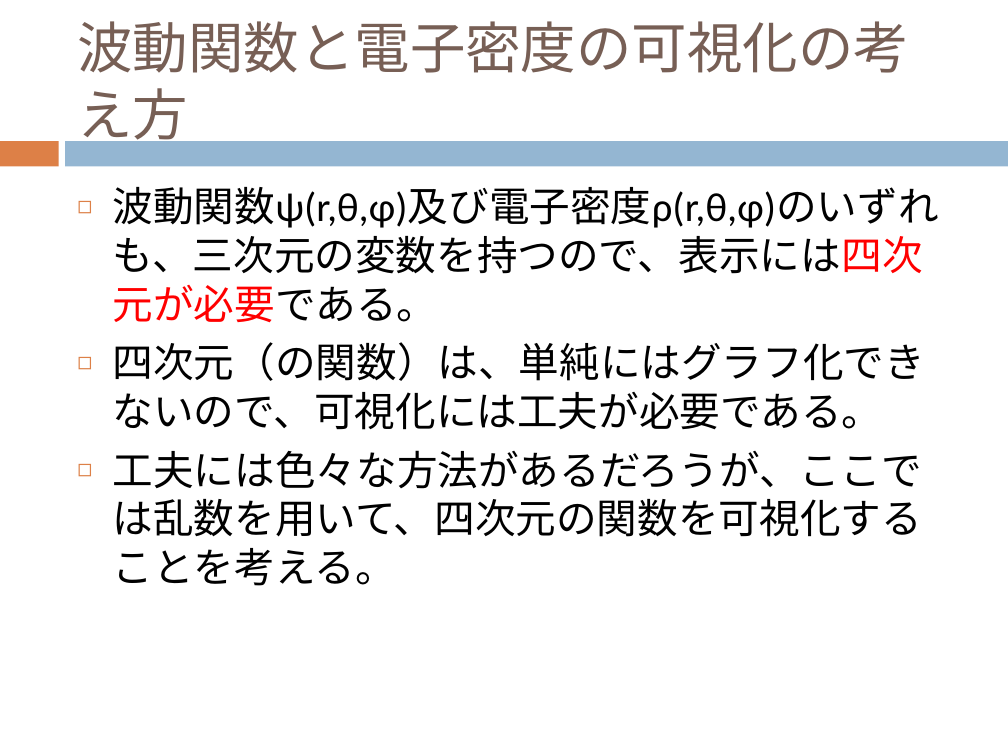
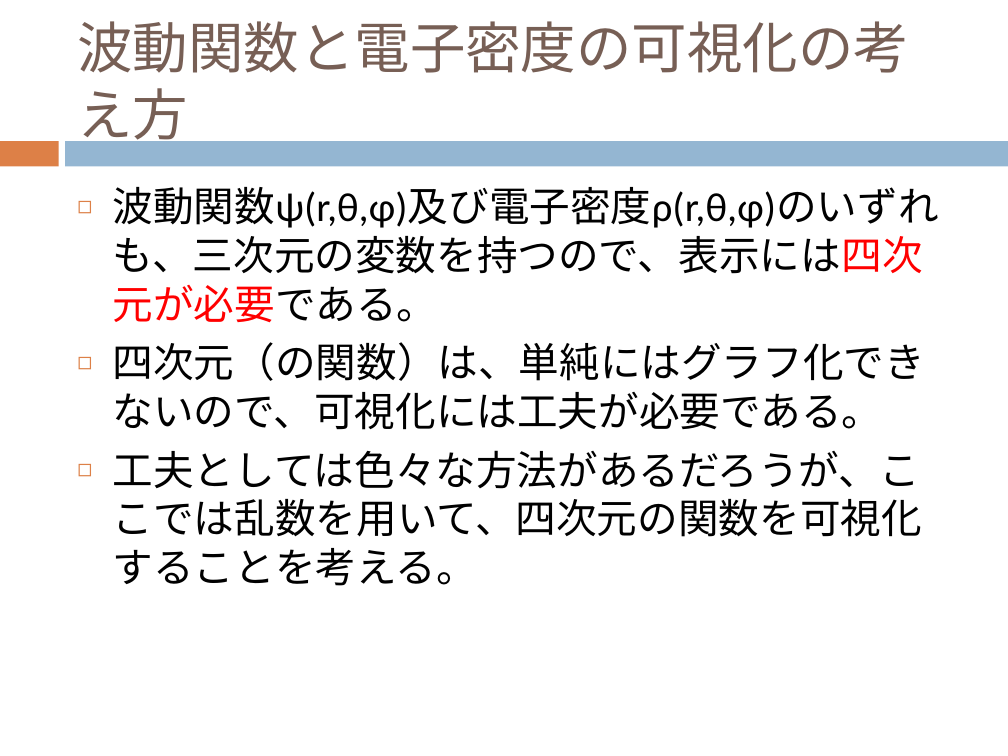
Before and after one commit to dc1394/fukui_sono3, a slide deck: slide 10 of 福井技術者の集い その3 発表資料スライド.pptx. Drawn at 1008x756 pixels with LibreOffice and Linux fonts; fonts in the diff are those of the drawing. Boxes give left, top, right and bottom in pixels: in the first picture for what was removed or moved away, otherwise in the second. Text is boxed around its words. In the diff, an @@ line names an element or a change of style, - is before the commit and + after.

```diff
--- a/福井技術者の集い その3 発表資料スライド.pptx
+++ b/福井技術者の集い その3 発表資料スライド.pptx
@@ text at (113, 450, 922, 586): text changed @@
-◻ 工夫には色々な方法があるだろうが、ここでは乱数を用いて、四次元の関数を可視化することを考える。
+◻ 工夫としては色々な方法があるだろうが、ここでは乱数を用いて、四次元の関数を可視化することを考える。
```
Also in this commit, not shown: 4 other slides changed, 2 slides added, 2 other files.
